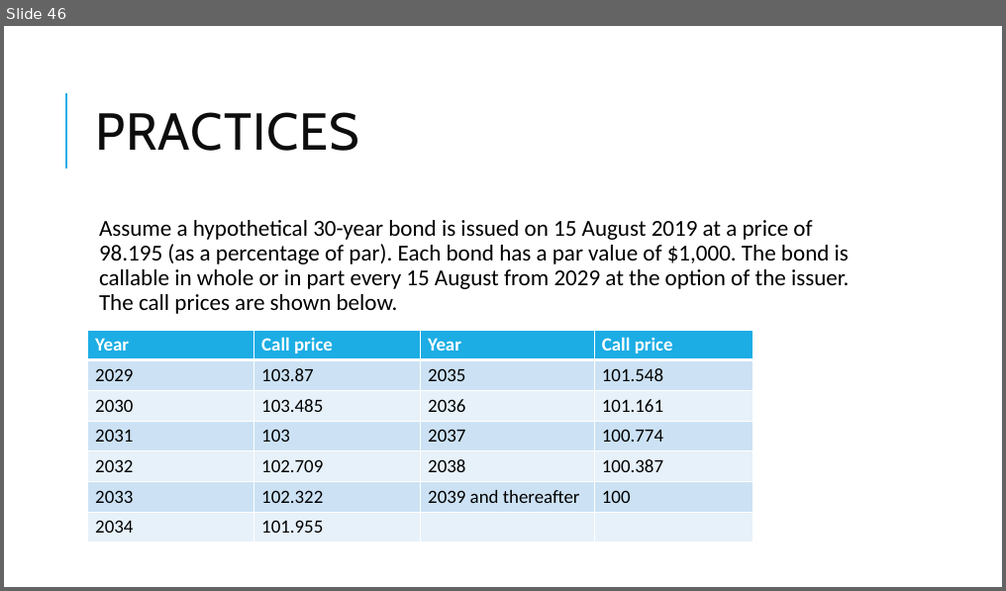
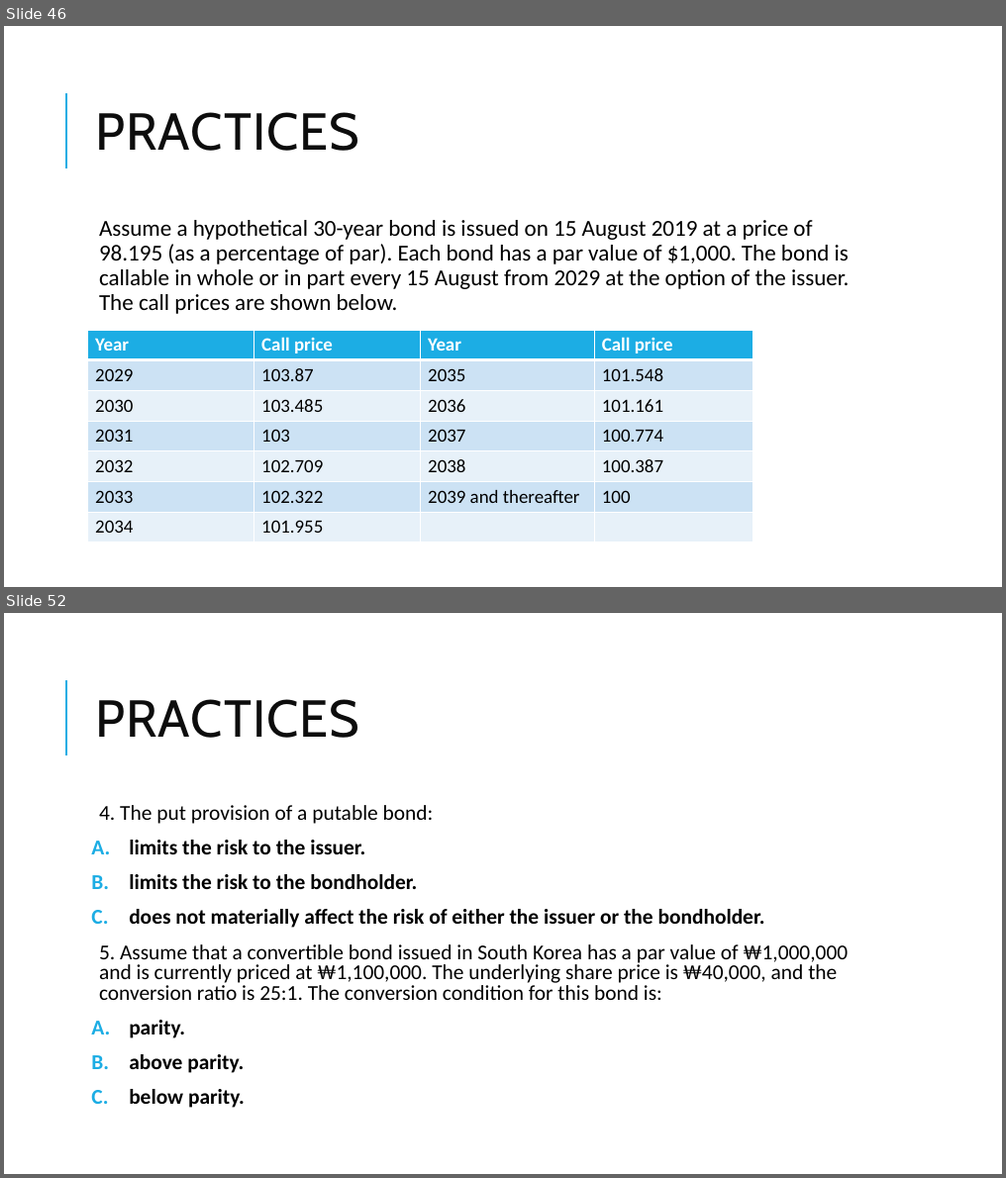
Before and after one commit to Isco0530/data, a slide deck: Fixed Income.pptx. Shown one above the other, each under a label of ours: slide 46 before the commit, slides 46 and 52 after it; the slides between them are not shown. The pictures are 1006x591 and 1006x1178 pixels, drawn with LibreOffice and Linux fonts; fonts in the diff are those of the drawing. Boxes give left, top, right and bottom in pixels: in the first picture for what was removed or moved away, otherwise in the second. Text is boxed around its words. In the diff, an @@ line names an element or a change of style, - is before the commit and + after.

```diff
--- a/Fixed Income.pptx
+++ b/Fixed Income.pptx
@@ slide 52 added at <box>4,613,1002,1174</box>, background #FFFFFF; not listed: 1 template element that a slide beside it also shows @@
@@ title added at <box>95,699,359,738</box>, 50 pt, text #0D0D0D @@
+PRACTICES
@@ text added at <box>99,805,848,1108</box>, 20.4 pt, text #000000 @@
+  4. The put provision of a putable bond:
+A. limits the risk to the issuer.
+B. limits the risk to the bondholder.
+C. does not materially affect the risk of either the issuer or the bondholder.
+  5. Assume that a convertible bond issued in South Korea has a par value of ₩1,000,000 and is currently priced at ₩1,100,000. The underlying share price is ₩40,000, and the conversion ratio is 25:1. The conversion condition for this bond is:
+A. parity.
+B. above parity.
+C. below parity.
```
Also in this commit, not shown: 1 slide changed, 4 other slides added.
